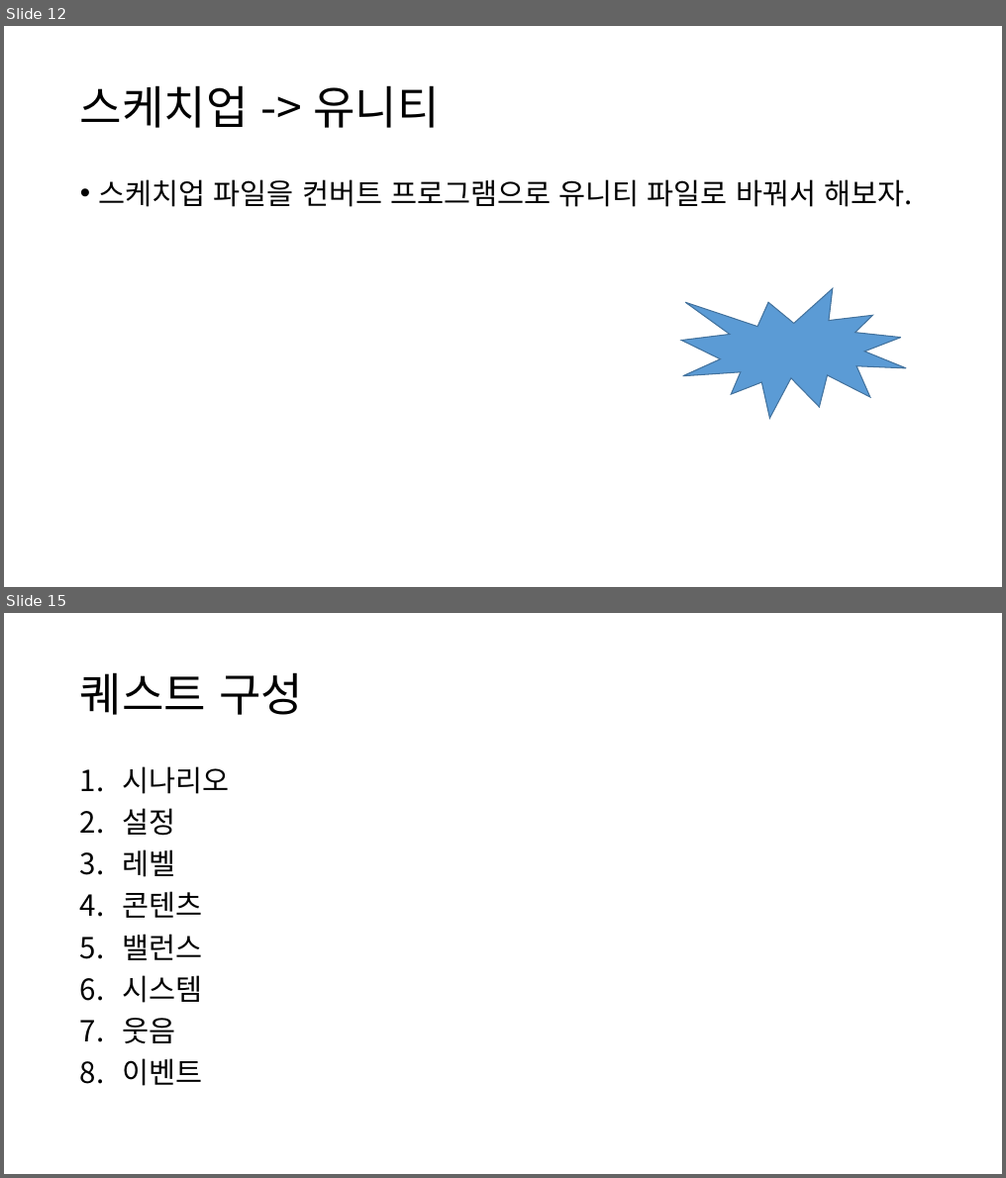
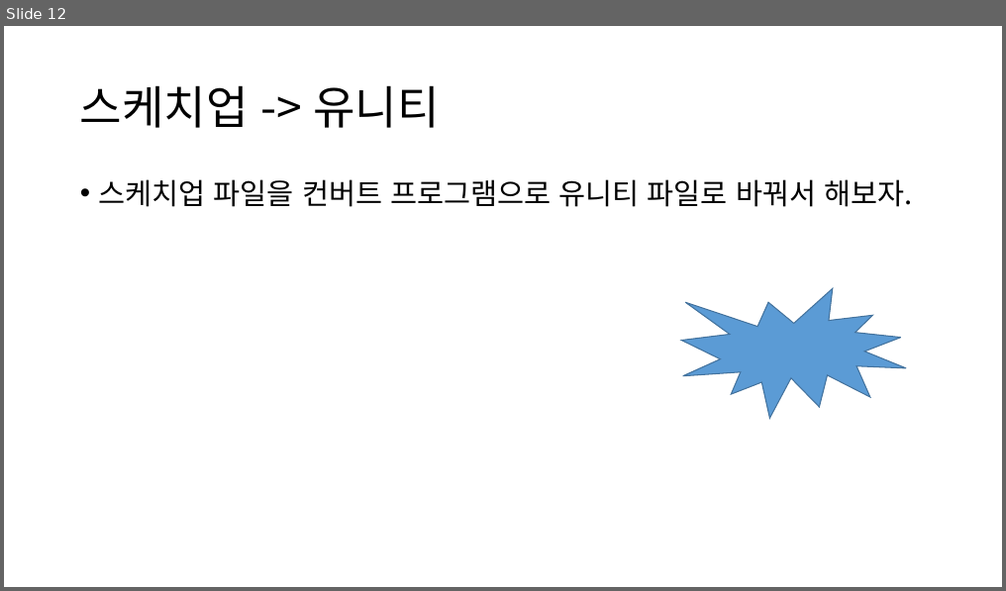
Before and after one commit to ysooj/Gihoek_6, a slide deck: (6.24) .pptx. Shown one above the other, each under a label of ours: slides 12 and 15 before the commit, slide 12 after it; the slides between them are not shown. The pictures are 1006x1178 and 1006x591 pixels, drawn with LibreOffice and Linux fonts; fonts in the diff are those of the drawing. Boxes give left, top, right and bottom in pixels: in the first picture for what was removed or moved away, otherwise in the second. Text is boxed around its words. In the diff, an @@ line names an element or a change of style, - is before the commit and + after.

```diff
--- a/(6.24) .pptx
+++ b/(6.24) .pptx
@@ slide 15 removed at (4, 613, 1002, 1174), background #FFFFFF @@
@@ title removed at (80, 672, 303, 715) @@
-퀘스트 구성
@@ text removed at (122, 766, 229, 1086) @@
-1. 시나리오
-2. 설정
-3. 레벨
-4. 콘텐츠
-5. 밸런스
-6. 시스템
-7. 웃음
-8. 이벤트
```
Also in this commit, not shown: 22 other slides removed, 1 other file.
